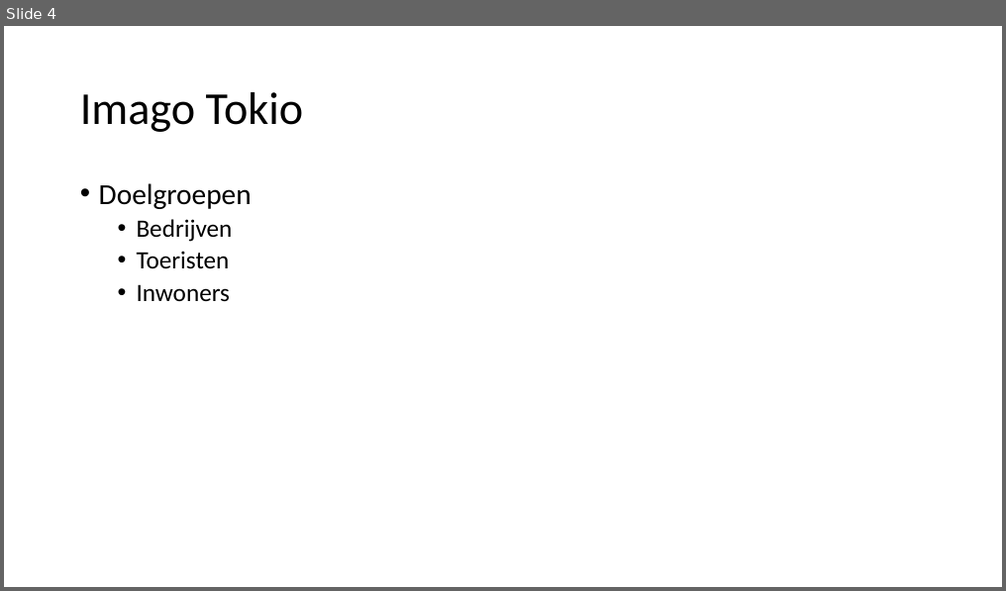
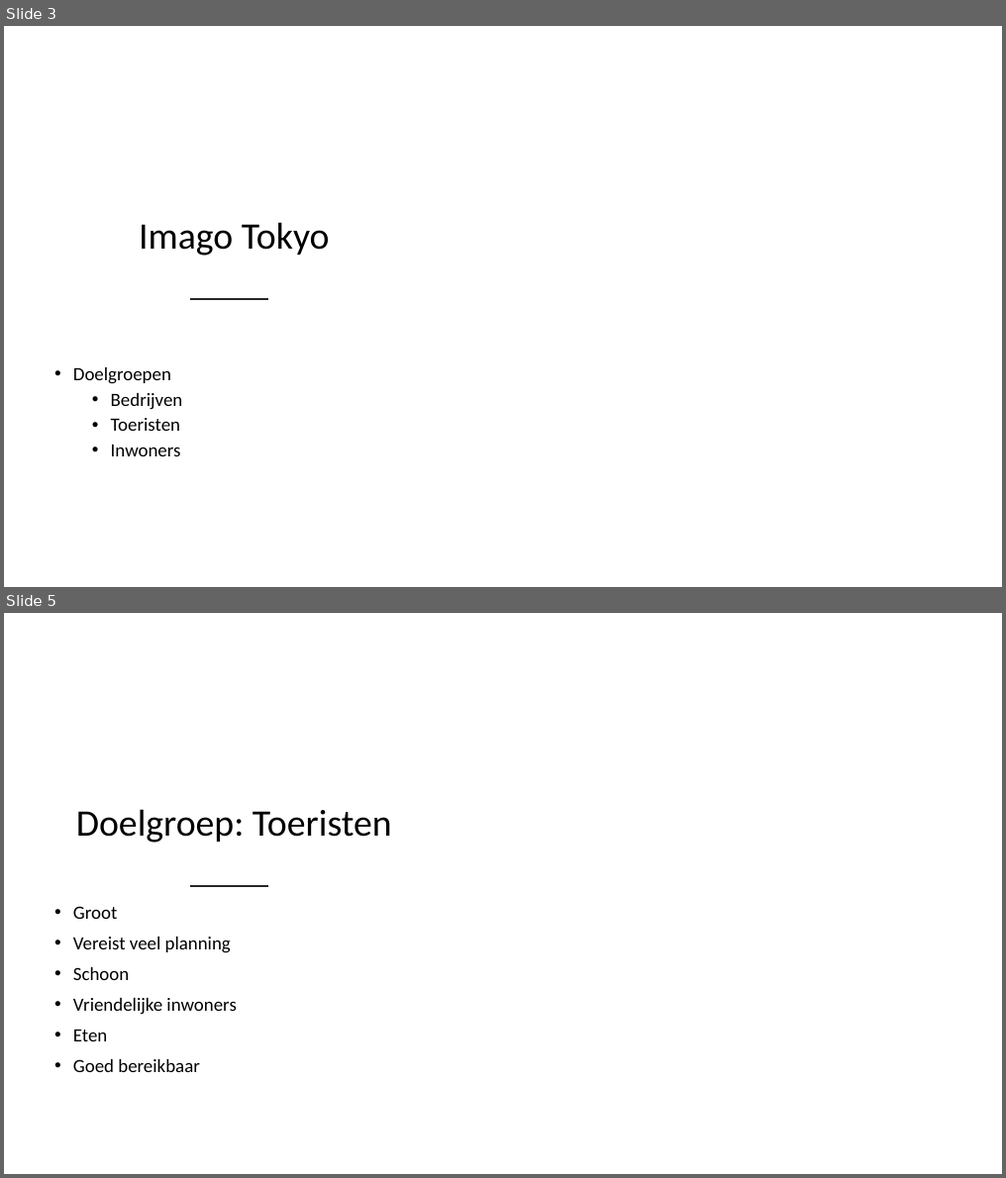
Before and after one commit to SemPlasmeijer/minor-portfolio, a slide deck: onderzoek-bestanden-etc/CityMarketing/ImagoOnderzoek.pptx. Shown one above the other, each under a label of ours: slide 4 before the commit, slides 3 and 5 after it; the slides between them are not shown. The pictures are 1006x591 and 1006x1178 pixels, drawn with LibreOffice and Linux fonts; fonts in the diff are those of the drawing; background and template pictures are left out. Boxes give left, top, right and bottom in pixels: in the first picture for what was removed or moved away, otherwise in the second. Text is boxed around its words. In the diff, an @@ line names an element or a change of style, - is before the commit and + after.

```diff
--- a/onderzoek-bestanden-etc/CityMarketing/ImagoOnderzoek.pptx
+++ b/onderzoek-bestanden-etc/CityMarketing/ImagoOnderzoek.pptx
@@ slide 5 added at [4,613,1002,1174], background picture (left out) @@
@@ freeform shape added at [4,694,497,1174], fill #FFFFFF at 75% opacity @@
@@ title added at [76,809,392,843], 36 pt, text #000000 @@
+Doelgroep: Toeristen
@@ text added at [73,906,236,1072], 18 pt, text #000000 @@
+• Groot
+• Vereist veel planning
+• Schoon
+• Vriendelijke inwoners
+• Eten
+• Goed bereikbaar
@@ line added from (191, 886) to (267, 886), #262626 2 pt @@
@@ what was slide 4 is now slide 3 @@
@@ slide 3 changed as well @@
@@ freeform shape added at [4,107,497,587], fill #FFFFFF at 75% opacity @@
@@ title at [139,222,330,256]: text changed; size 44 to 36 pt @@
-Imago Tokio
+Imago Tokyo
@@ text "Doelgroepen": place and size @@
-text "Doelgroepen" at [99,183,252,302]
+text "Doelgroepen" at [73,368,183,457]
@@ text "Doelgroepen" at [73,368,183,457]: size 28 to 18 pt in "Doelgroepen"; size 24 to 18 pt in "Bedrijven", "Toeristen", "Inwoners"; vertical alignment top to middle @@
@@ line added from (191, 299) to (267, 299), #262626 2 pt @@
```
Also in this commit, not shown: 1 other slide changed, 4 other slides added, 5 slides removed.
